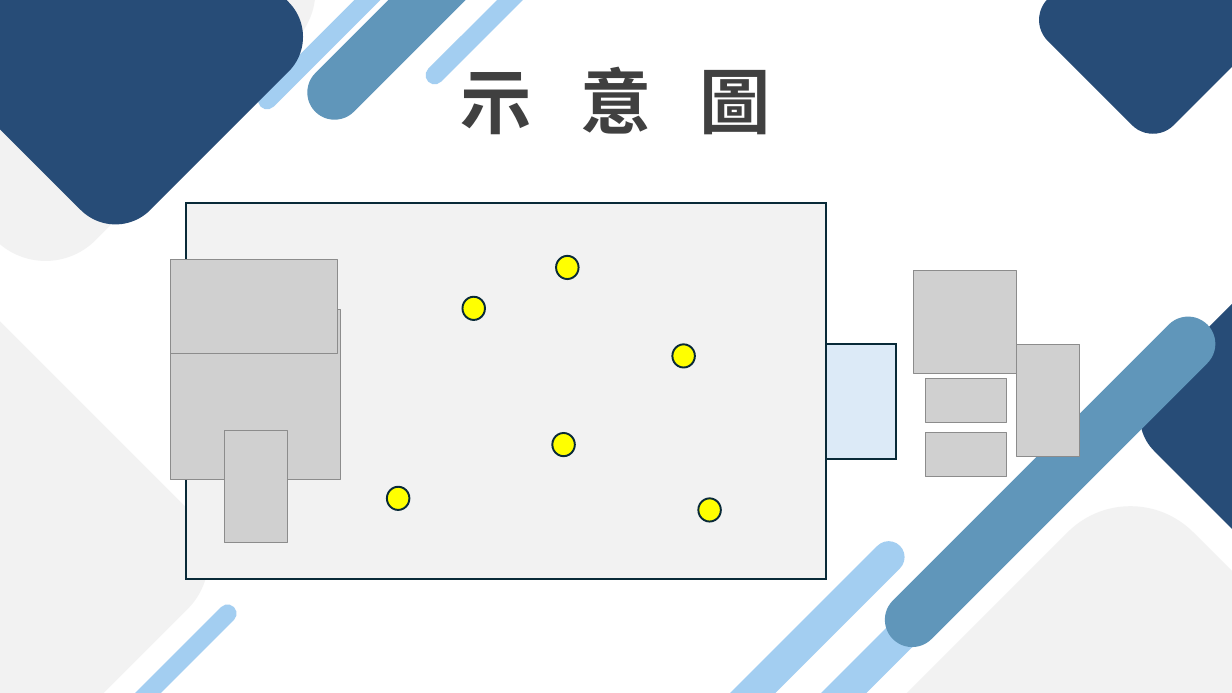
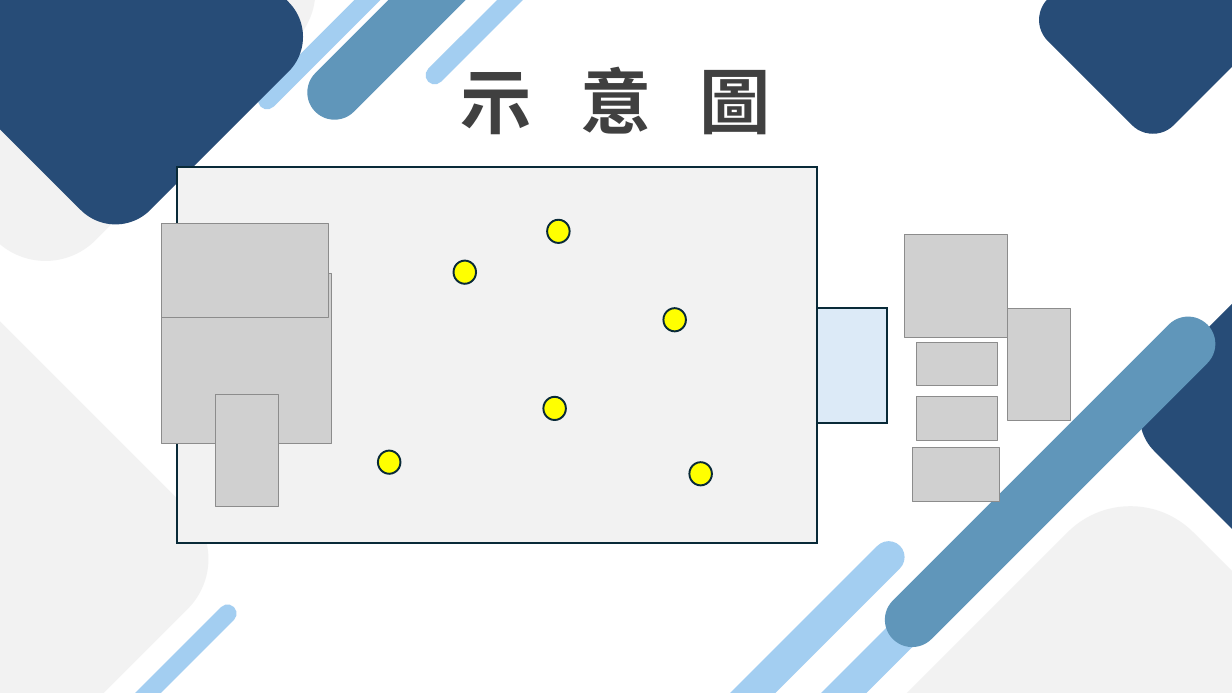
Before and after one commit to kerry96164/2024-EOS-FinalProject, a slide deck: slide 5 of final_project.pptx. Drawn at 1232x693 pixels with LibreOffice and Linux fonts; fonts in the diff are those of the drawing; grey boxes stand for pictures. Boxes give left, top, right and bottom in pixels: in the first picture for what was removed or moved away, otherwise in the second. Text is boxed around its words. In the diff, an @@ line names an element or a change of style, - is before the commit and + after.

```diff
--- a/final_project.pptx
+++ b/final_project.pptx
@@ 7 pictures, 6 ellipses, 2 rectangles: place and size @@
-7 pictures, 6 ellipses, 2 rectangles at bbox=[170, 203, 1080, 579]
+7 pictures, 6 ellipses, 2 rectangles at bbox=[161, 166, 1071, 543]
@@ picture added at bbox=[912, 447, 1000, 502] @@
```
Also in this commit, not shown: 6 other slides changed, 8 slides added, 4 other files.
